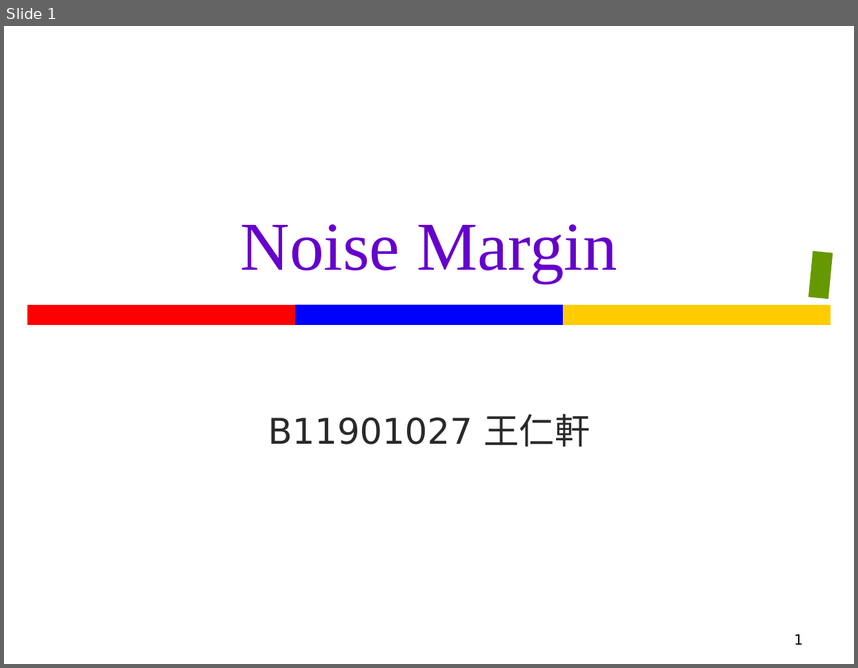
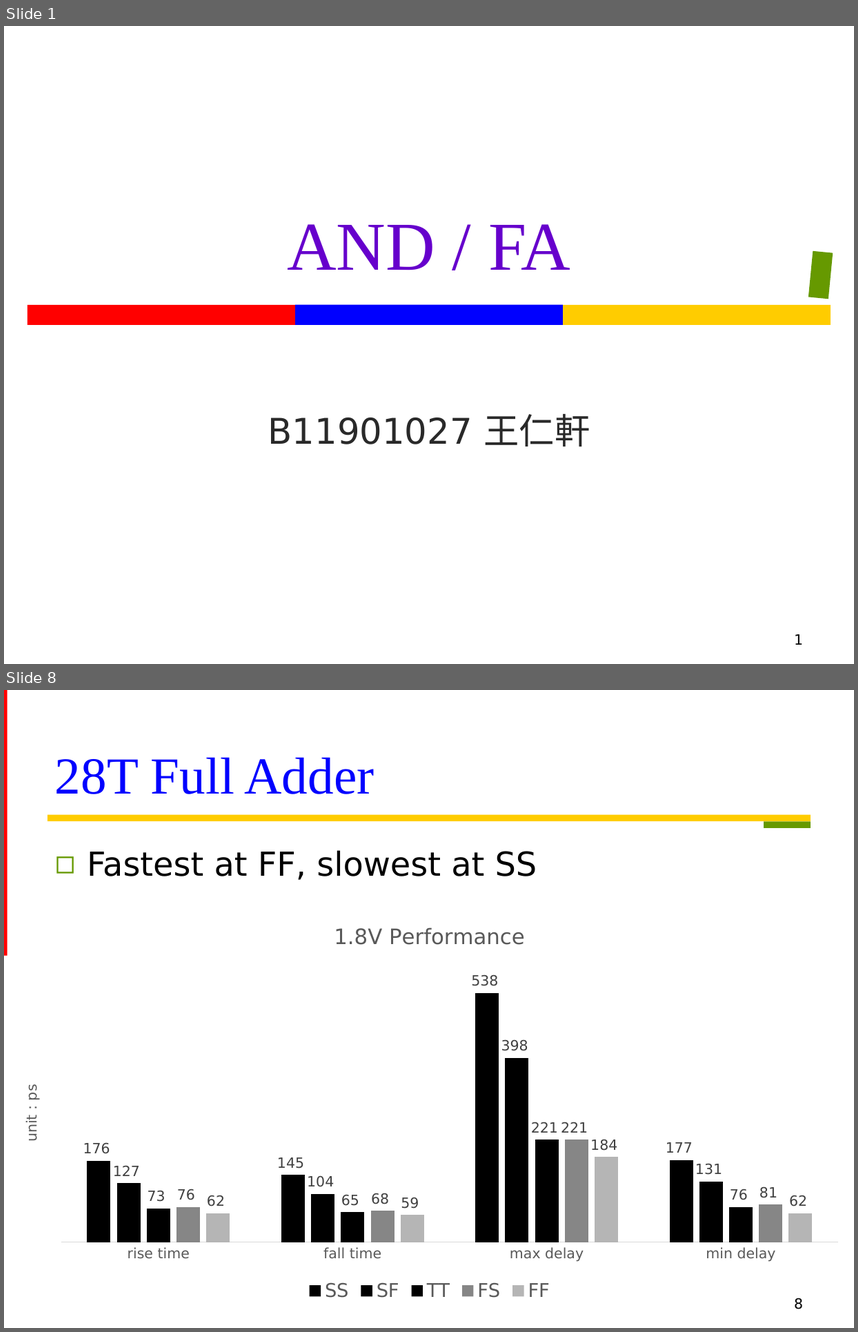
Before and after one commit to Oniontow/TTLiu_Project, a slide deck: andfa/FAND.pptx. Shown one above the other, each under a label of ours: slide 1 before the commit, slides 1 and 8 after it; the slides between them are not shown. The pictures are 858x668 and 858x1332 pixels, drawn with LibreOffice and Linux fonts; fonts in the diff are those of the drawing. Boxes give left, top, right and bottom in pixels: in the first picture for what was removed or moved away, otherwise in the second. Text is boxed around its words. In the diff, an @@ line names an element or a change of style, - is before the commit and + after.

```diff
--- a/andfa/FAND.pptx
+++ b/andfa/FAND.pptx
@@ slide 8 added at (4,690,854,1328), background #FFFFFF @@
@@ rectangle added at (4,690,7,956), fill #FF0000 @@
@@ title added at (55,757,375,794), 44 pt, text #0000FF @@
+28T Full Adder
@@ rectangle added at (47,815,811,822), fill #FFCC00 @@
@@ rectangle added at (764,822,811,829), fill #669900 @@
@@ text added at (87,850,537,880), 28 pt, text #000000 @@
+◻ Fastest at FF, slowest at SS
@@ column chart added at (4,906,854,1305) @@
+title "1.8V Performance "
+categories: rise time, fall time, max delay, min delay
+SS: 176, 145, 538, 177
+SF: 127, 104, 398, 131
+TT: 73, 65, 221, 76
+FS: 76, 68, 221, 81
+FF: 62, 59, 184, 62
@@ page number added at (794,1297,803,1309), 12 pt, text #000000 @@
+8
@@ slide 1 changed as well @@
@@ title at (287,224,570,270): text changed @@
-Noise Margin
+AND / FA
```
Also in this commit, not shown: 1 other slide changed, 7 other slides added, 2 slides removed, 1 other file.
